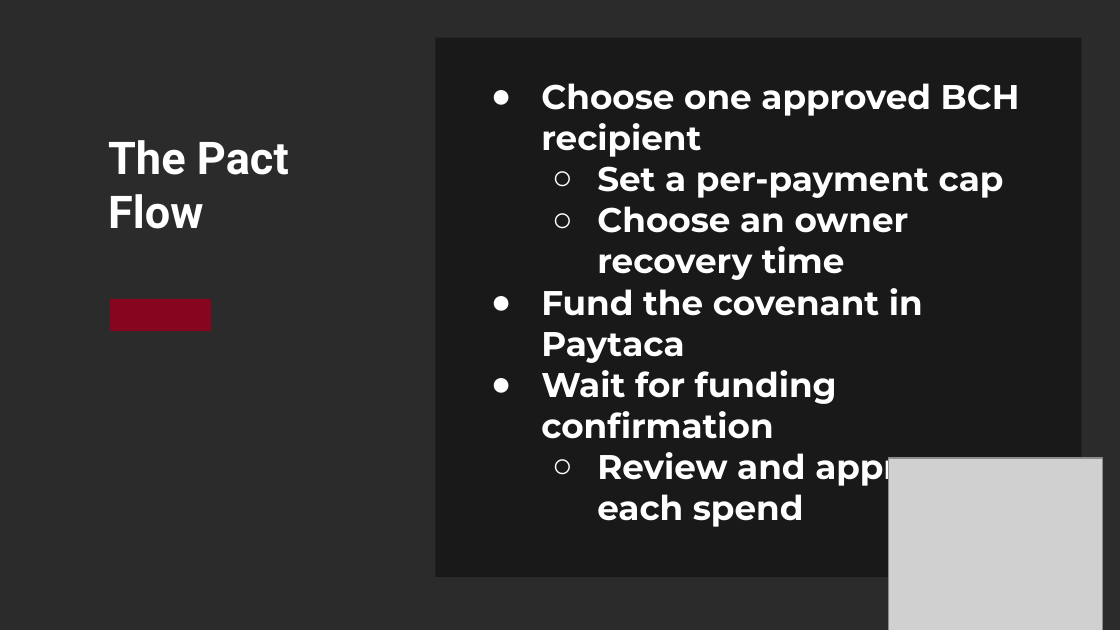
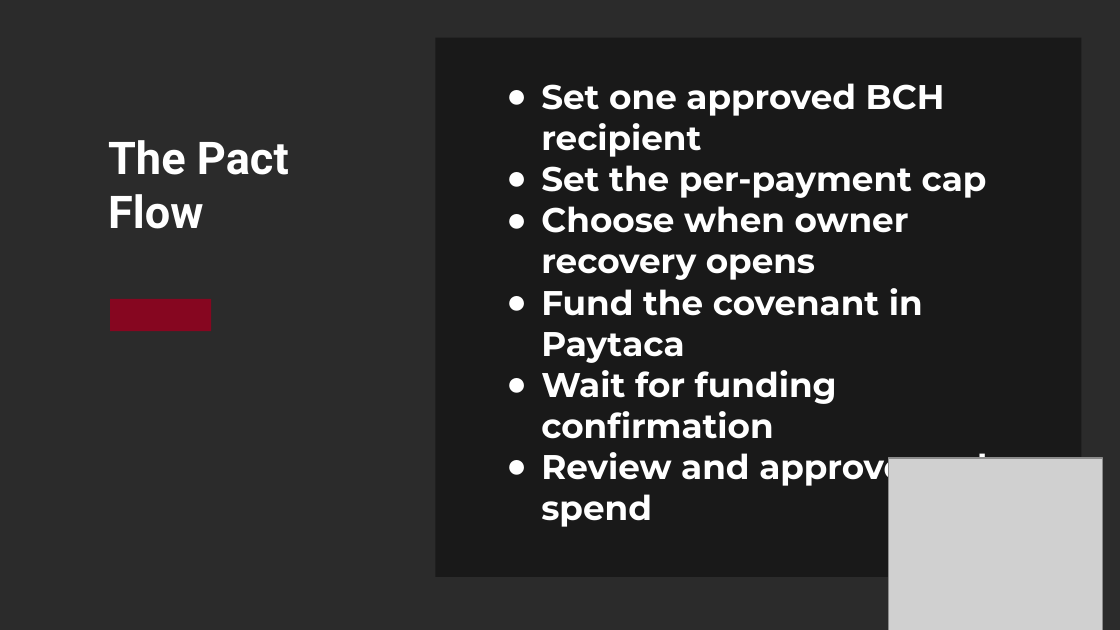
Before and after one commit to dr4ken-soul/Pact, a slide deck: slide 4 of Pact_Pitch_Deck.pptx. Drawn at 1120x630 pixels with LibreOffice and Linux fonts; fonts in the diff are those of the drawing; grey boxes stand for pictures; background and template pictures are left out; a plain dark background stands for a picture behind light text. Boxes give left, top, right and bottom in pixels: in the first picture for what was removed or moved away, otherwise in the second. Text is boxed around its words. In the diff, an @@ line names an element or a change of style, - is before the commit and + after.

Commit message:
Polish submission deck and covenant guide

```diff
--- a/Pact_Pitch_Deck.pptx
+++ b/Pact_Pitch_Deck.pptx
@@ text at box(541, 83, 987, 280): text changed @@
-● Choose one approved BCH recipient
-  ○ Set a per-payment cap
-  ○ Choose an owner recovery time
+● Set one approved BCH recipient
+● Set the per-payment cap
+● Choose when owner recovery opens
@@ text at box(541, 288, 1001, 527): indent changed; bullet ○ to ●; list level 2 to 1 in "Review and approve each spend" @@
```
Also in this commit, not shown: 2 other slides changed, 4 other files.
